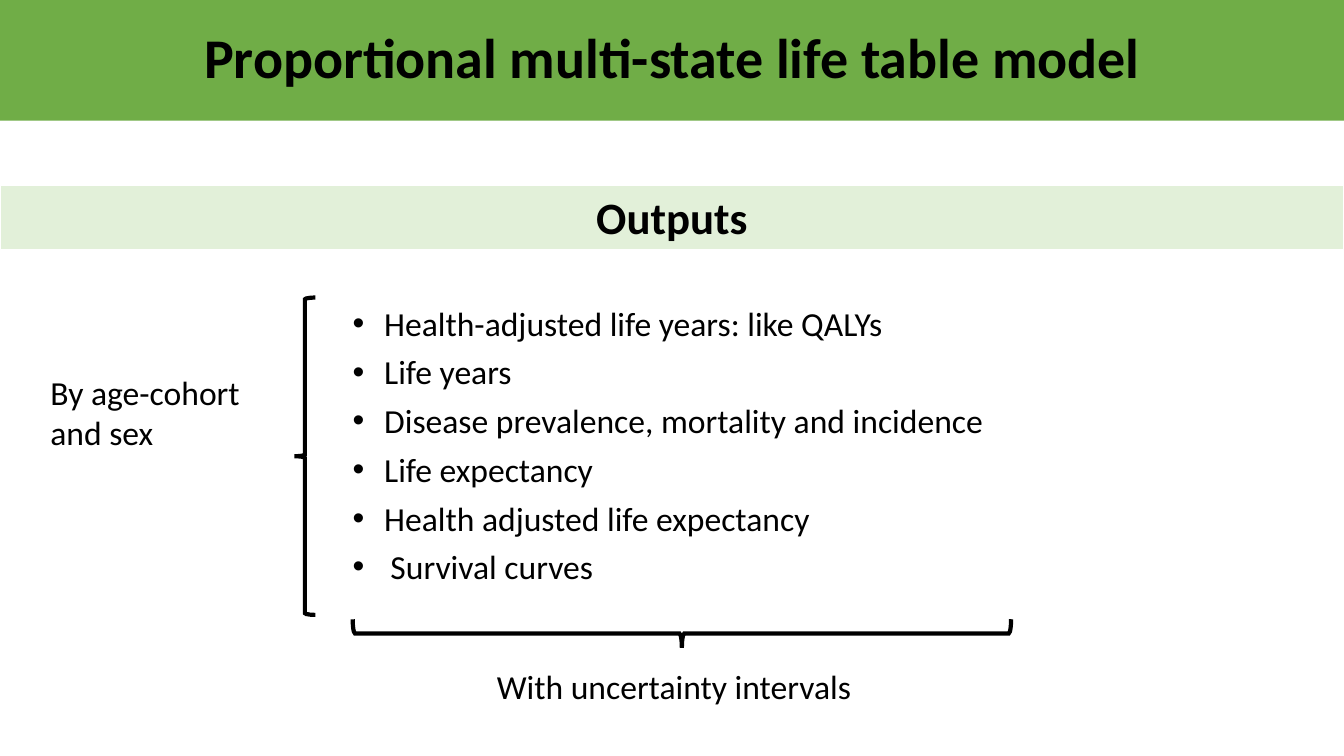
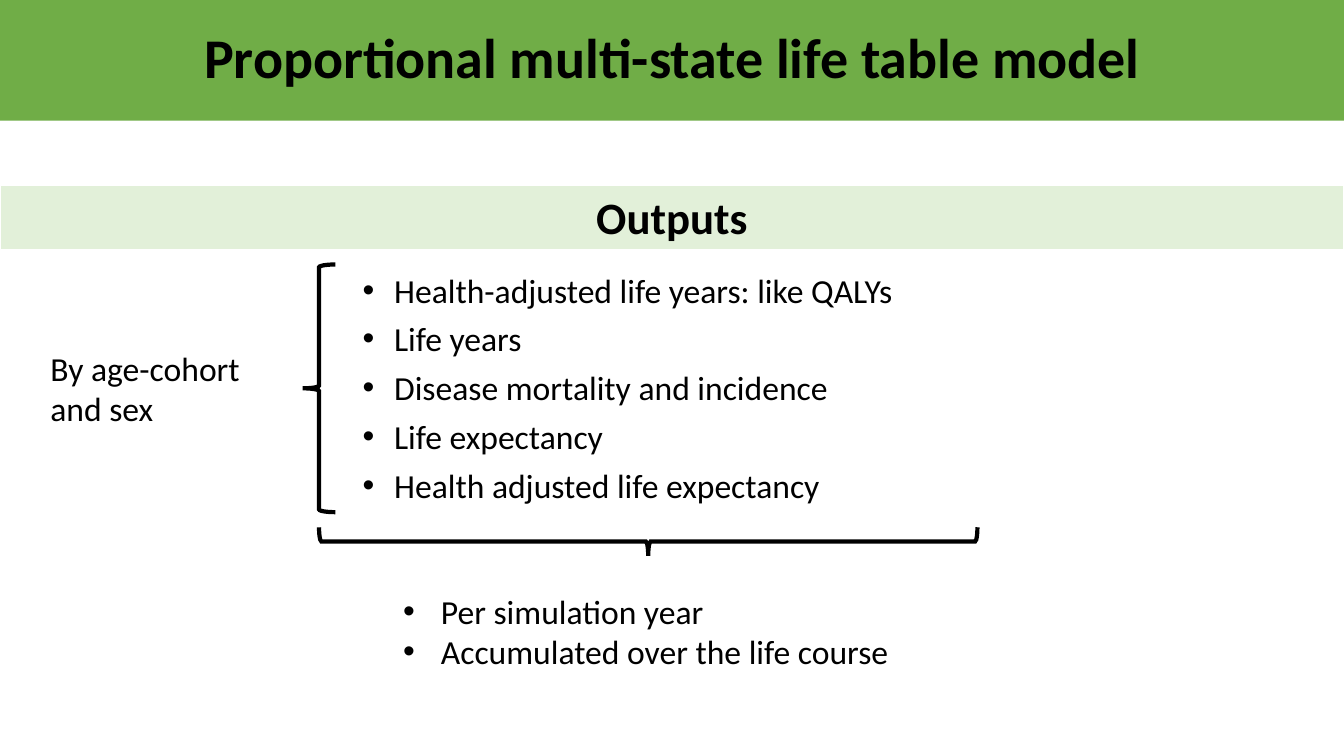
Before and after one commit to ITHIM/ITHIM-R, a slide deck: slide 3 of MSLT/structure/PMSLTframeworkV2.pptx. Drawn at 1344x756 pixels with LibreOffice and Linux fonts; fonts in the diff are those of the drawing. Boxes give left, top, right and bottom in pixels: in the first picture for what was removed or moved away, otherwise in the second. Text is boxed around its words. In the diff, an @@ line names an element or a change of style, - is before the commit and + after.

```diff
--- a/MSLT/structure/PMSLTframeworkV2.pptx
+++ b/MSLT/structure/PMSLTframeworkV2.pptx
@@ left brace: place and size @@
-left brace at (294,297,316,615)
+left brace at (302,264,336,512)
@@ text "Health-adjusted life years: like QALYs": place and size @@
-text "Health-adjusted life years: like QALYs" at (384,312,983,580)
+text "Health-adjusted life years: like QALYs" at (394,279,892,504)
@@ text "By age-cohort and sex": place and size @@
-text "By age-cohort and sex" at (50,381,240,446)
+text "By age-cohort and sex" at (50,357,240,422)
@@ text at (394,376,827,406): text changed @@
-• Disease prevalence, mortality and incidence
+• Disease mortality and incidence
@@ left brace: place and size @@
-left brace at (352,620,1011,648)
+left brace at (319,528,978,556)
@@ text at (390,555,593,580): paragraph removed @@
-• Survival curves
@@ text at (441,600,888,665): text changed @@
-With uncertainty intervals
+• Per simulation year
+• Accumulated over the life course
```
Also in this commit, not shown: 2 other slides changed, 2 slides added, 1 slide removed, 2 other files.
